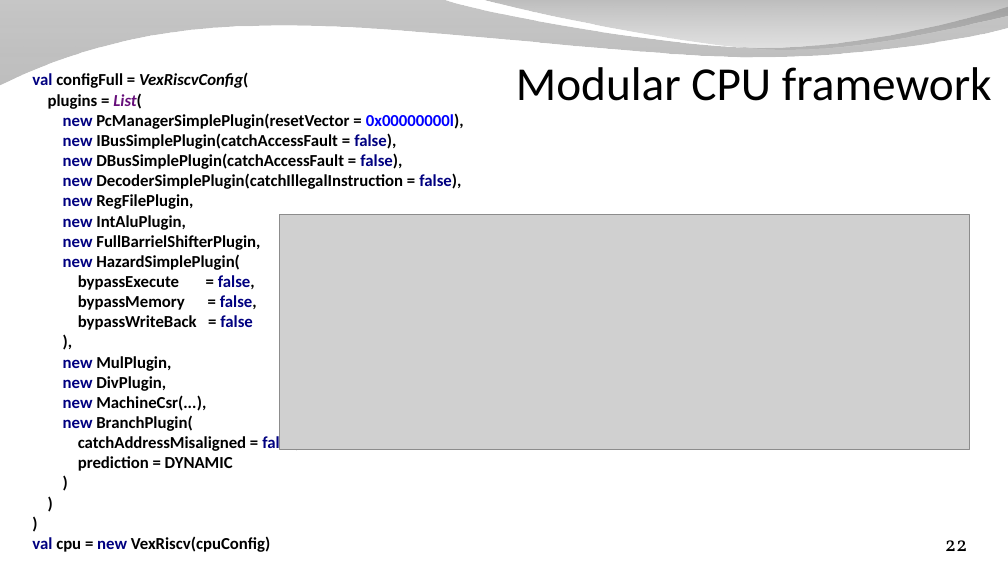
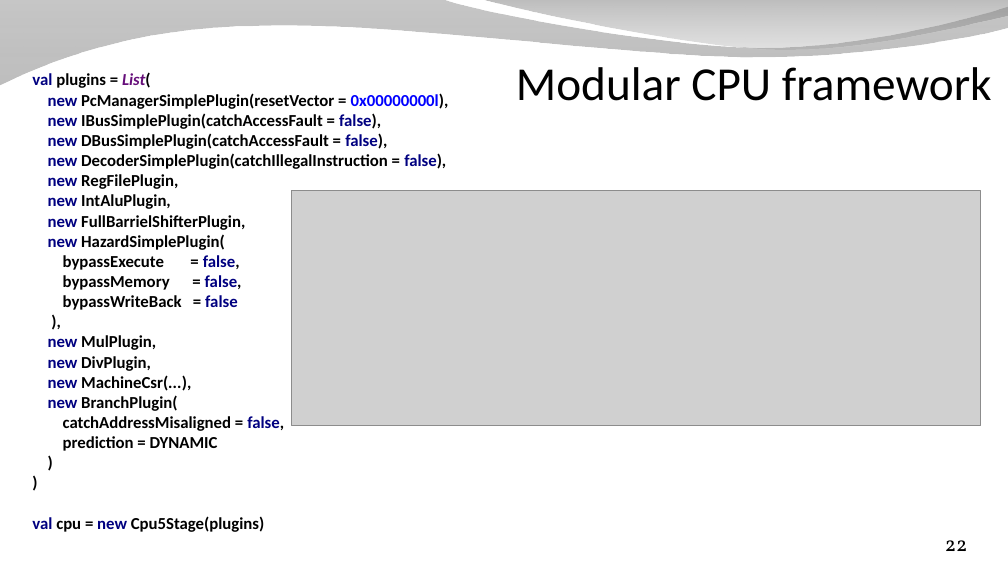
Before and after one commit to SpinalHDL/SpinalDoc, a slide deck: slide 22 of presentation/en/presentation_eth.odp. Drawn at 1008x567 pixels with LibreOffice and Linux fonts; fonts in the diff are those of the drawing; grey boxes stand for pictures; background and template pictures are left out. Boxes give left, top, right and bottom in pixels: in the first picture for what was removed or moved away, otherwise in the second. Text is boxed around its words. In the diff, an @@ line names an element or a change of style, - is before the commit and + after.

Commit message:
presentation update

```diff
--- a/presentation/en/presentation_eth.odp
+++ b/presentation/en/presentation_eth.odp
@@ text at (x1=32, y1=72, x2=449, y2=532): text changed @@
-val configFull = VexRiscvConfig(
-plugins = List(
-new PcManagerSimplePlugin(resetVector = 0x00000000l),
-new IBusSimplePlugin(catchAccessFault = false),
-new DBusSimplePlugin(catchAccessFault = false),
-new DecoderSimplePlugin(catchIllegalInstruction = false),
-new RegFilePlugin,
-new IntAluPlugin,
-new FullBarrielShifterPlugin,
-new HazardSimplePlugin(
-bypassExecute = false,
-bypassMemory = false,
-bypassWriteBack = false
-),
-new MulPlugin,
-new DivPlugin,
-new MachineCsr(...),
-new BranchPlugin(
-catchAddressMisaligned = false,
-prediction = DYNAMIC
-)
-)
-)
-val cpu = new VexRiscv(cpuConfig)
+val plugins = List(
+new PcManagerSimplePlugin(resetVector = 0x00000000l),
+new IBusSimplePlugin(catchAccessFault = false),
+new DBusSimplePlugin(catchAccessFault = false),
+new DecoderSimplePlugin(catchIllegalInstruction = false),
+new RegFilePlugin,
+new IntAluPlugin,
+new FullBarrielShifterPlugin,
+new HazardSimplePlugin(
+bypassExecute = false,
+bypassMemory = false,
+bypassWriteBack = false
+),
+new MulPlugin,
+new DivPlugin,
+new MachineCsr(...),
+new BranchPlugin(
+catchAddressMisaligned = false,
+prediction = DYNAMIC
+)
+)
+val cpu = new Cpu5Stage(plugins)
@@ picture moved from (x1=280, y1=215, x2=969, y2=450) to (x1=292, y1=190, x2=981, y2=425) @@
```
Also in this commit, not shown: 3 other slides changed, 2 other files.
